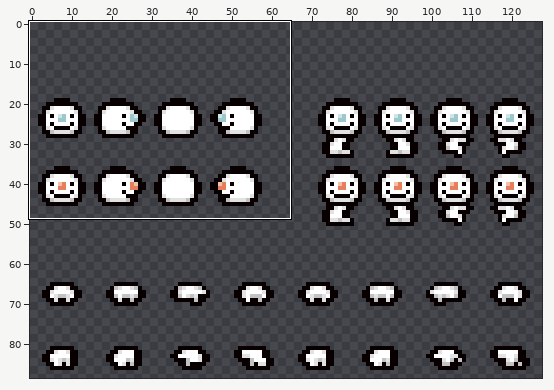
Edited in one commit: sprite sheet (resources/gfx/monsters/goon.png). The first picture is a wide view before the edit; the outline marks the close-up.
Close-up. Before the edit:
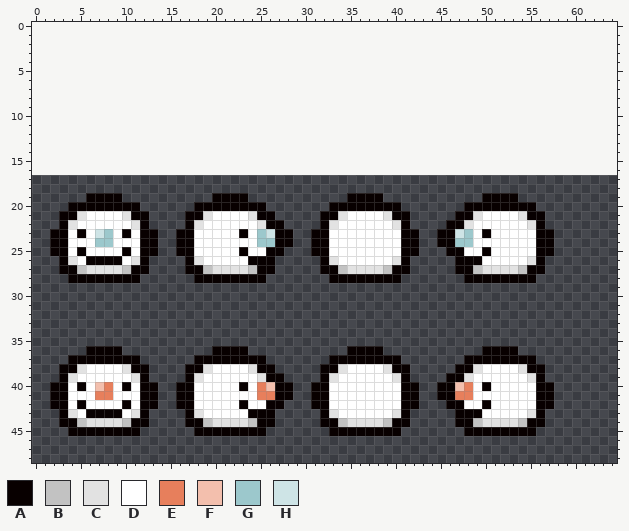
The file is 128x72 pixels. Shown: x 0..64, y 0..48. The old version is drawn lined up with the new one, on the new canvas. The commit also changed other parts of the picture, which this record leaves out.
Palette (. is transparent): A #080000  B #c2c2c2  C #e2e2e2  D #ffffff  E #e77f5c  F #f3bfad  G #9cc8cc  H #cee4e6
Now the later version:
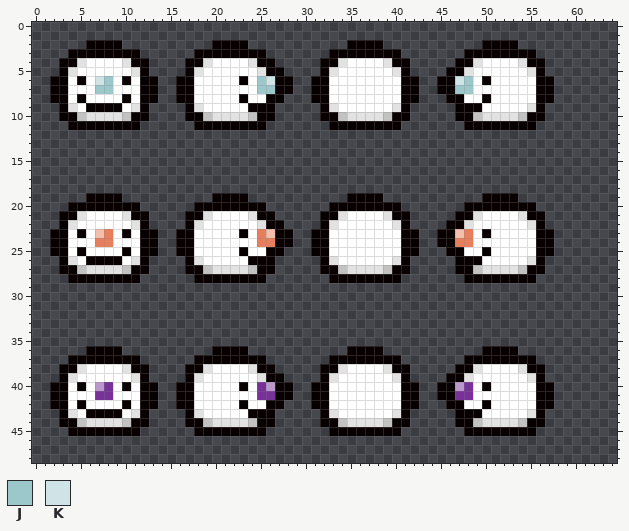
Colours new in this view: J #9cc8cc  K #cee4e6
Diff:
canvas 128x72 -> 128x89, the old top-left corner now at 0,17
@@ palette @@
-E #e77f5c
+E #773198
-F #f3bfad
+F #bb98cb
-G #9cc8cc
+G #e77f5c
-H #cee4e6
+H #f3bfad
@@ x 0..64 @@
  1 .................................................................
- 2 .................................................................
- 3 .................................................................
- 4 .................................................................
- 5 .................................................................
- 6 .................................................................
- 7 .................................................................
- 8 .................................................................
- 9 .................................................................
-10 .................................................................
-11 .................................................................
+ 2 ......AAAA..........AAAA...........AAAA...........AAAA...........
+ 3 ....AAAAAAAA......AAAAAAAA.......AAAAAAAA.......AAAAAAAA.........
+ 4 ...AACDDDDCAA....AACDDDDCAA.....AACDDDDCAA.....AACDDDDCAA........
+ 5 ...ACDDDDDDCA....ACDDDDDDCAA....ACDDDDDDCA....AACDDDDDDCA........
+ 6 ..AADADKJDADAA..AADDDDDADJKAA..AADDDDDDDDAA..AAKJDADDDDDAA.......
+ 7 ..AADDDJJDDDAA..AADDDDDDDJJAA..AADDDDDDDDAA..AAJJDDDDDDDAA.......
+ 8 ..AADADDDDADAA..AADDDDDADDAA...AADDDDDDDDAA...AADDADDDDDAA.......
+ 9 ...ACDAAAADCA....ACDDDDDAAA.....ACDDDDDDCA.....AAADDDDDCA........
+10 ...AABCCCCBAA....AABCCCCBAA.....AABCCCCBAA.....AABCCCCBAA........
+11 ....AAAAAAAA......AAAAAAAA.......AAAAAAAA.......AAAAAAAA.........
 12 .................................................................
Changed places in both close-ups, as pixel boxes (x1, y1, x2, y2):
added: (50, 40, 554, 130)
changed: (95, 229, 113, 247)
changed: (257, 229, 275, 247)
changed: (455, 229, 473, 247)
changed: (95, 382, 113, 400)
changed: (257, 382, 275, 400)
changed: (455, 382, 473, 400)
